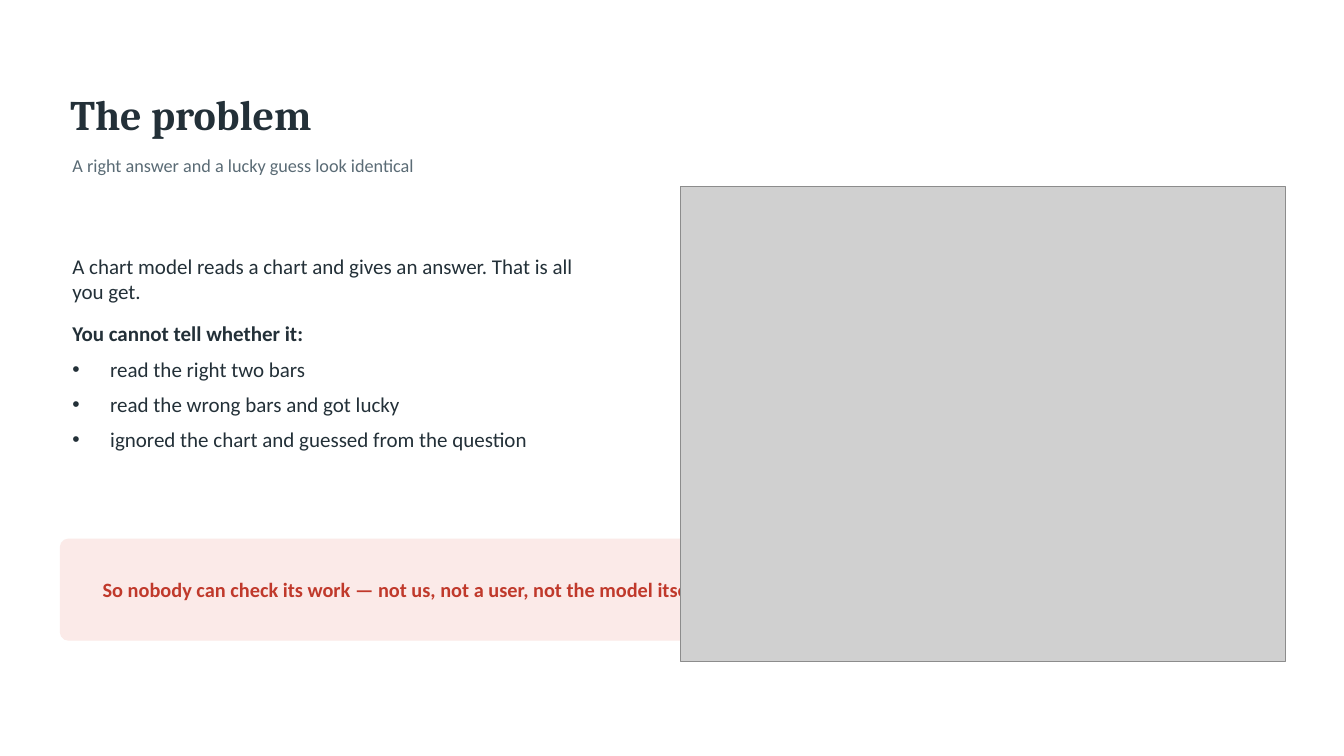
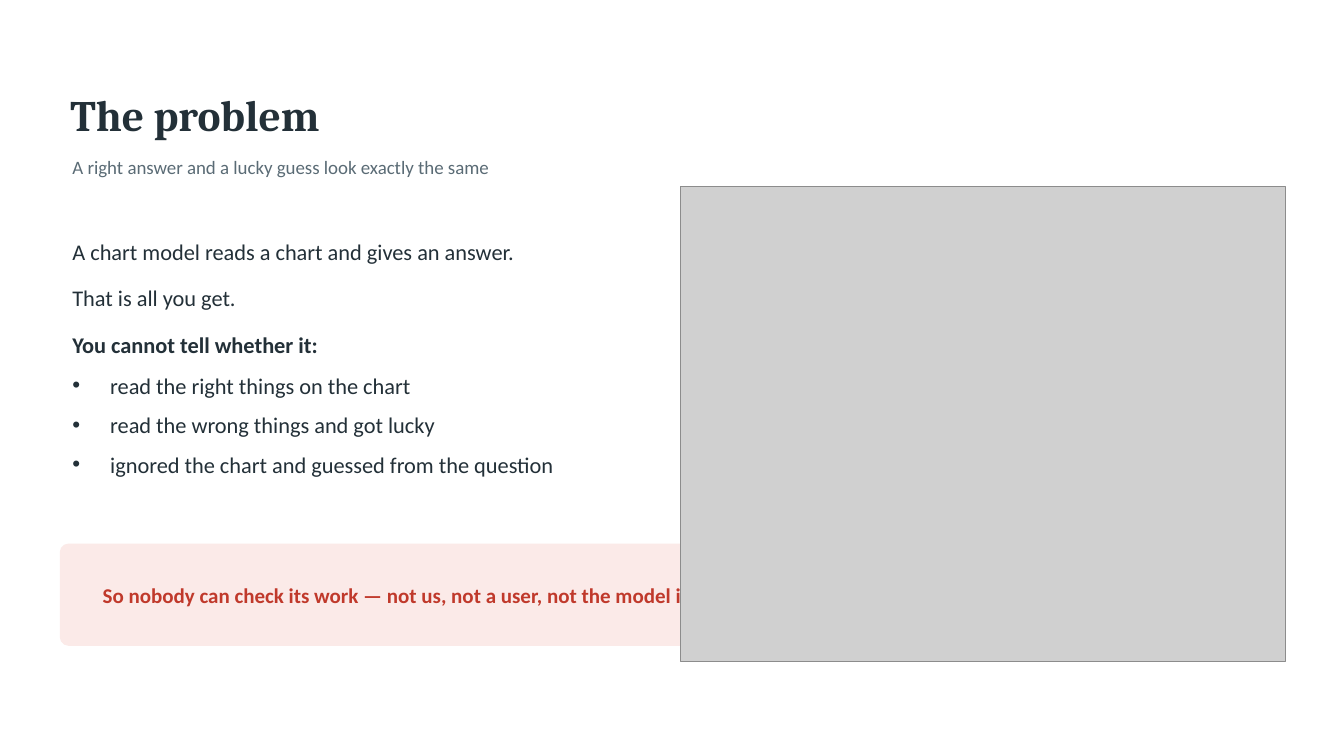
Before and after one commit to Ahmed-Elghazaly/chartqa-dual-target, a slide deck: slide 2 of presentation/ChartQA-Week1.pptx. Drawn at 1344x756 pixels with LibreOffice and Linux fonts; fonts in the diff are those of the drawing; grey boxes stand for pictures. Boxes give left, top, right and bottom in pixels: in the first picture for what was removed or moved away, otherwise in the second. Text is boxed around its words. In the diff, an @@ line names an element or a change of style, - is before the commit and + after.

```diff
--- a/presentation/ChartQA-Week1.pptx
+++ b/presentation/ChartQA-Week1.pptx
@@ text "The problem" at box(70, 100, 320, 140): size 30 to 31 pt @@
@@ text at box(72, 161, 489, 177): text changed; size 13 to 13.5 pt @@
-A right answer and a lucky guess look identical
+A right answer and a lucky guess look exactly the same
@@ text at box(72, 244, 514, 310): text changed; size 15 to 16 pt @@
-A chart model reads a chart and gives an answer. That is all you get.
+A chart model reads a chart and gives an answer.
+That is all you get.
@@ text at box(72, 337, 553, 477): size 15 to 16 pt in "You cannot tell whether it:", "ignored the chart and guessed from the ..."; more space between paragraphs @@
@@ text at box(110, 378, 435, 437): text changed; size 15 to 16 pt @@
-• read the right two bars
-• read the wrong bars and got lucky
+• read the right things on the chart
+• read the wrong things and got lucky
@@ rounded rectangle: place and size @@
-rounded rectangle at box(60, 539, 1286, 640)
+rounded rectangle at box(60, 544, 1286, 645)
@@ text "So nobody can check its ..." at box(103, 585, 724, 609): size 14.5 to 15 pt @@
```
Also in this commit, not shown: 4 other slides changed, 9 slides added, 14 slides removed, 7 other files.
